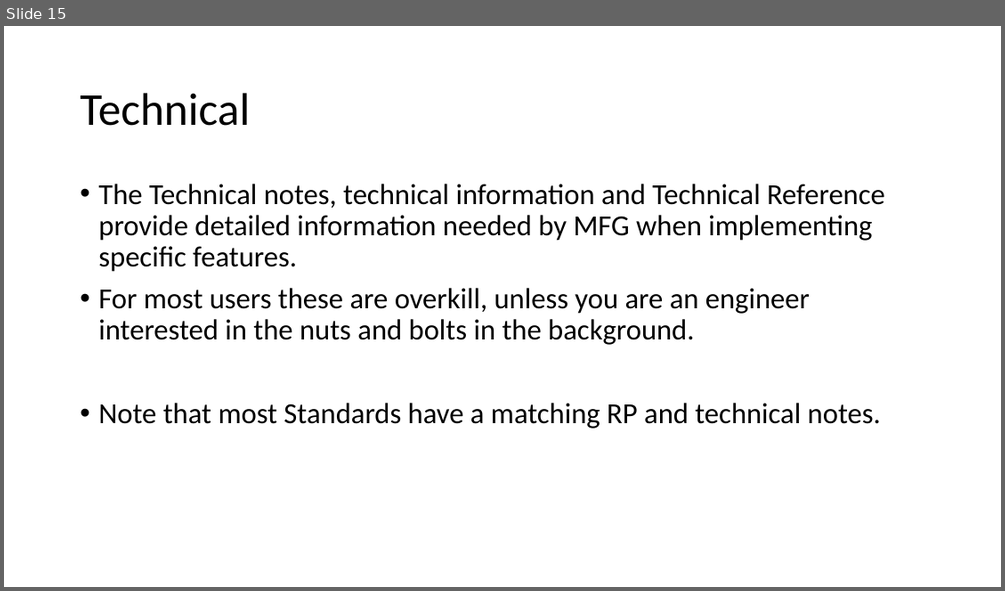
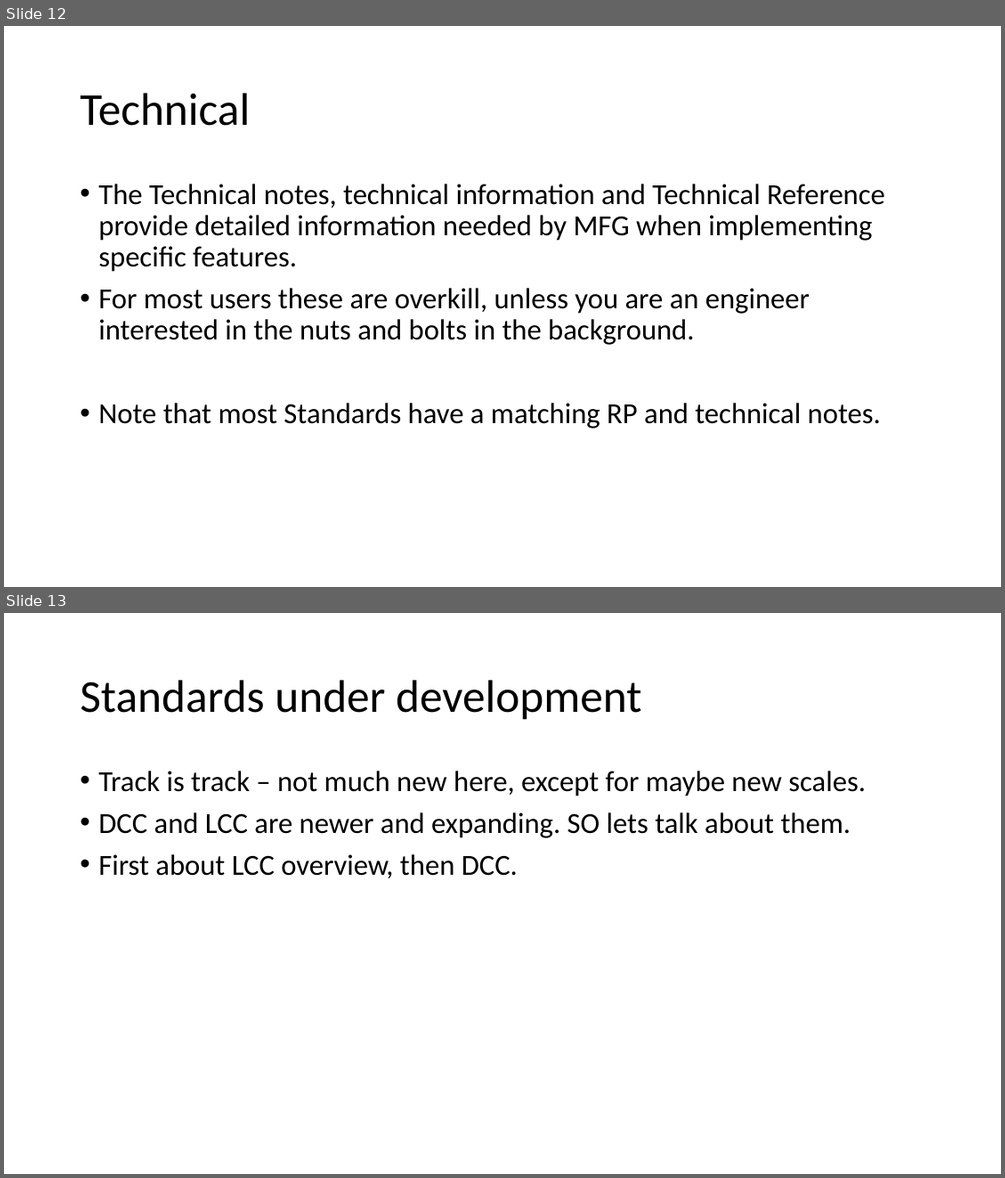
Before and after one commit to McLae/dfwtrainshows, a slide deck: Clinics/Standards.pptx. Shown one above the other, each under a label of ours: slide 15 before the commit, slides 12 and 13 after it. The pictures are 1005x591 and 1005x1178 pixels, drawn with LibreOffice and Linux fonts; fonts in the diff are those of the drawing. Boxes give left, top, right and bottom in pixels: in the first picture for what was removed or moved away, otherwise in the second. Text is boxed around its words. In the diff, an @@ line names an element or a change of style, - is before the commit and + after.

```diff
--- a/Clinics/Standards.pptx
+++ b/Clinics/Standards.pptx
@@ slide 13 added at <box>4,613,1001,1174</box>, background #FFFFFF @@
@@ title added at <box>80,680,641,720</box>, 44 pt, text #000000 @@
+Standards under development
@@ text added at <box>98,771,866,878</box>, 28 pt, text #000000 @@
+• Track is track – not much new here, except for maybe new scales.
+• DCC and LCC are newer and expanding. SO lets talk about them.
+• First about LCC overview, then DCC.
@@ what was slide 15 is now slide 12 @@
```
Also in this commit, not shown: 3 slides changed, 2 other slides added, 1 other file.
